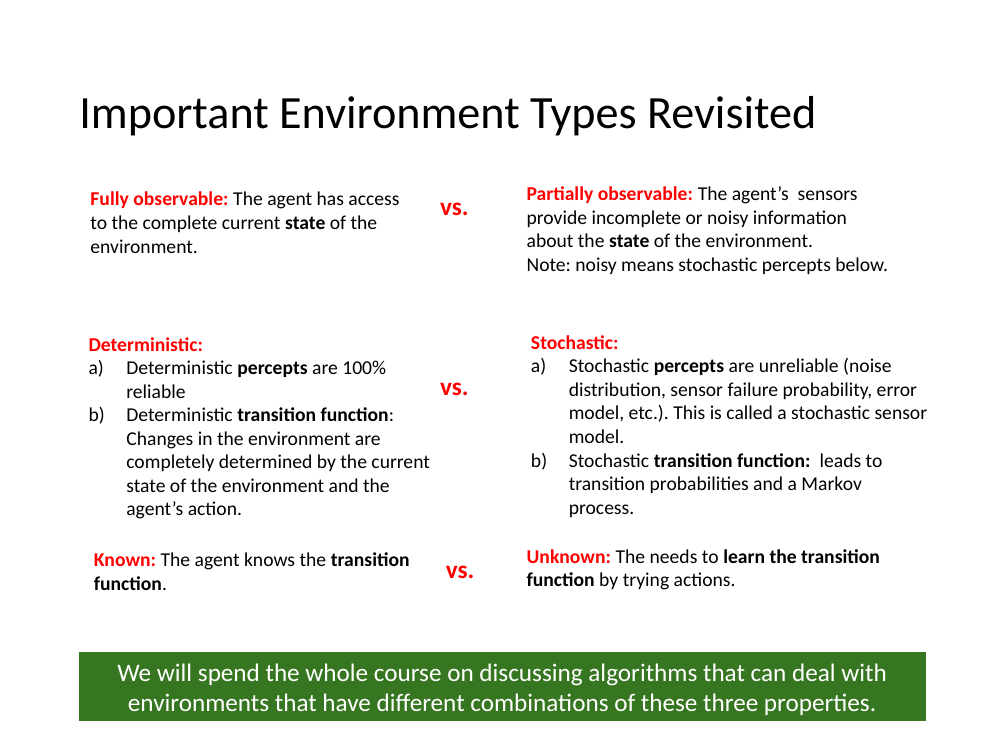
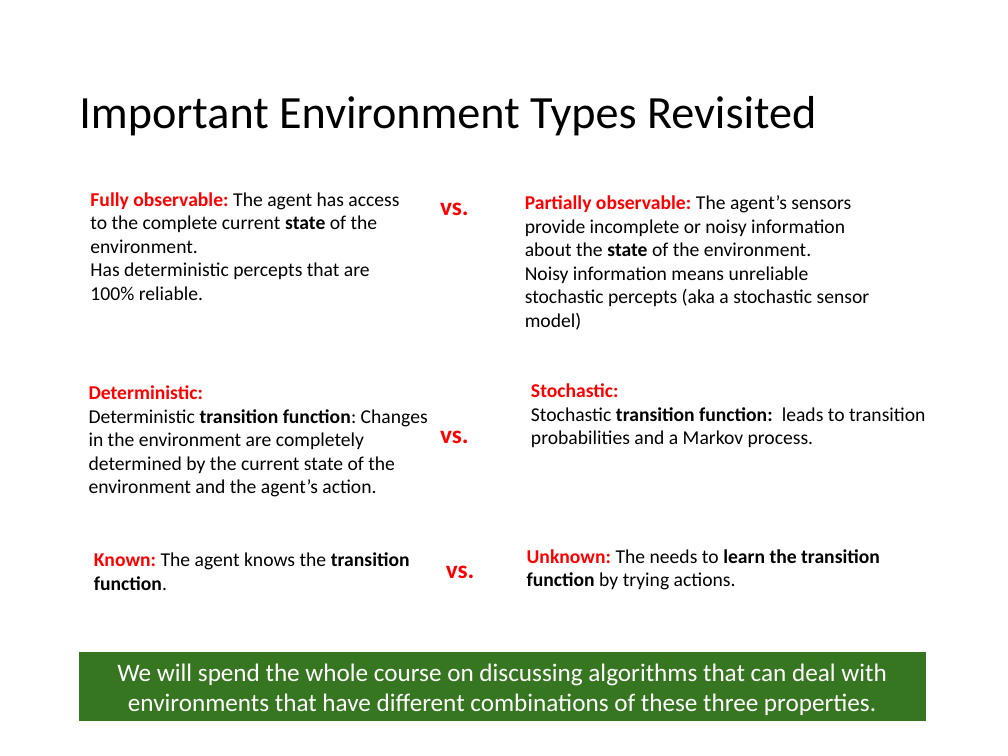
Before and after one commit to mhahsler/CS7320-AI, a slide deck: slide 41 of slides/02_agents.pptx. Drawn at 1008x756 pixels with LibreOffice and Linux fonts; fonts in the diff are those of the drawing. Boxes give left, top, right and bottom in pixels: in the first picture for what was removed or moved away, otherwise in the second. Text is boxed around its words. In the diff, an @@ line names an element or a change of style, - is before the commit and + after.

Commit message:
improved state space description.

```diff
--- a/slides/02_agents.pptx
+++ b/slides/02_agents.pptx
@@ text at [90,192,399,300]: text changed @@
-Fully observable: The agent has access to the complete current state of the environment.
+Fully observable: The agent has access to the complete current state of the environment.
+Has deterministic percepts that are 100% reliable.
@@ text at [525,195,870,330]: text changed @@
-Partially observable: The agent’s sensors provide incomplete or noisy information about the state of the environment.
-Note: noisy means stochastic percepts below.
+Partially observable: The agent’s sensors provide incomplete or noisy information about the state of the environment.
+Noisy information means unreliable stochastic percepts (aka a stochastic sensor model)
@@ text at [569,358,928,443]: paragraph removed @@
-a) Stochastic percepts are unreliable (noise distribution, sensor failure probability, error model, etc.). This is called a stochastic sensor model.
@@ text "Deterministic:": place and size @@
-text "Deterministic:" at [89,337,429,519]
+text "Deterministic:" at [89,385,428,497]
@@ text at [126,360,386,398]: paragraph removed @@
-a) Deterministic percepts are 100% reliable
@@ text "Stochastic:": place and size @@
-text "Stochastic:" at [531,335,928,517]
+text "Stochastic:" at [531,383,925,447]
@@ text at [89,409,428,497]: bullet a) to none @@
@@ text "vs.": place and size @@
-text "vs." at [440,382,469,396]
+text "vs." at [440,430,469,444]
@@ text at [531,407,925,447]: bullet a) to none @@
```
Also in this commit, not shown: 1 other file.
